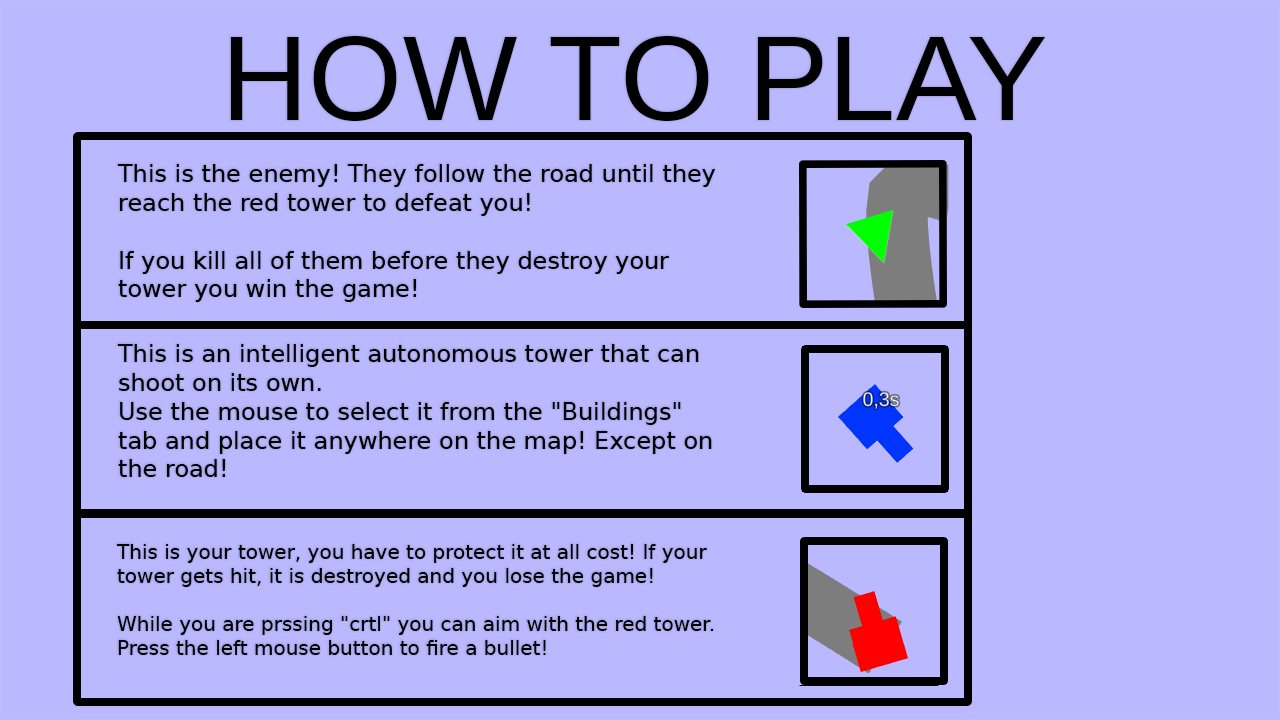
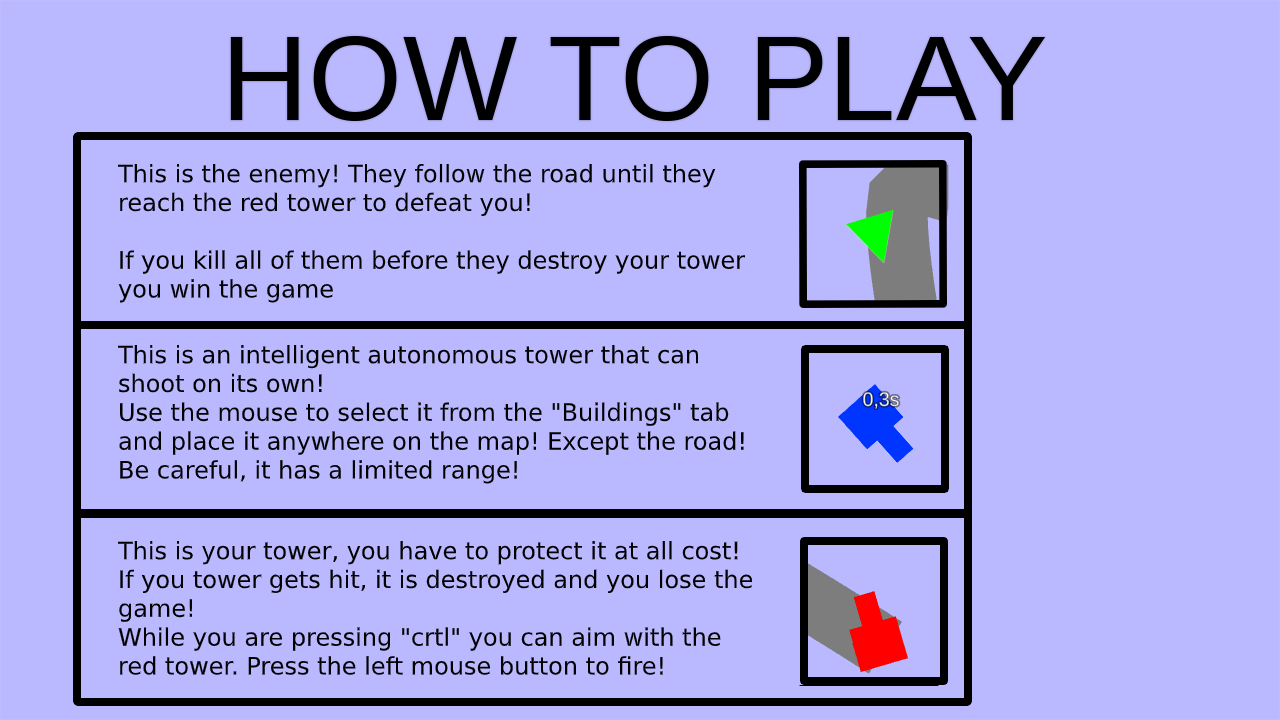
Layers edited between the first and the second 1280 x 720 image:
added layer "This is your tower, you have to" in group "Group 1" over bbox(118, 541, 752, 675)
added layer "This is the enemy! They follow t" in group "Group 1" over bbox(118, 164, 745, 303)
added layer "This is an intelligent autonomou" in group "Group 1" over bbox(118, 345, 744, 484)
hid "This is an intelligent autonomous tower that can shoot on its o" over bbox(117, 344, 712, 477)
hid "This is your tower, you have to protect it at all cost! If your" over bbox(116, 544, 714, 655)
hid "This is the enemy! They follow the road until they reach the re" over bbox(117, 164, 715, 302)
showed "Background" over bbox(73, 34, 1046, 706)
